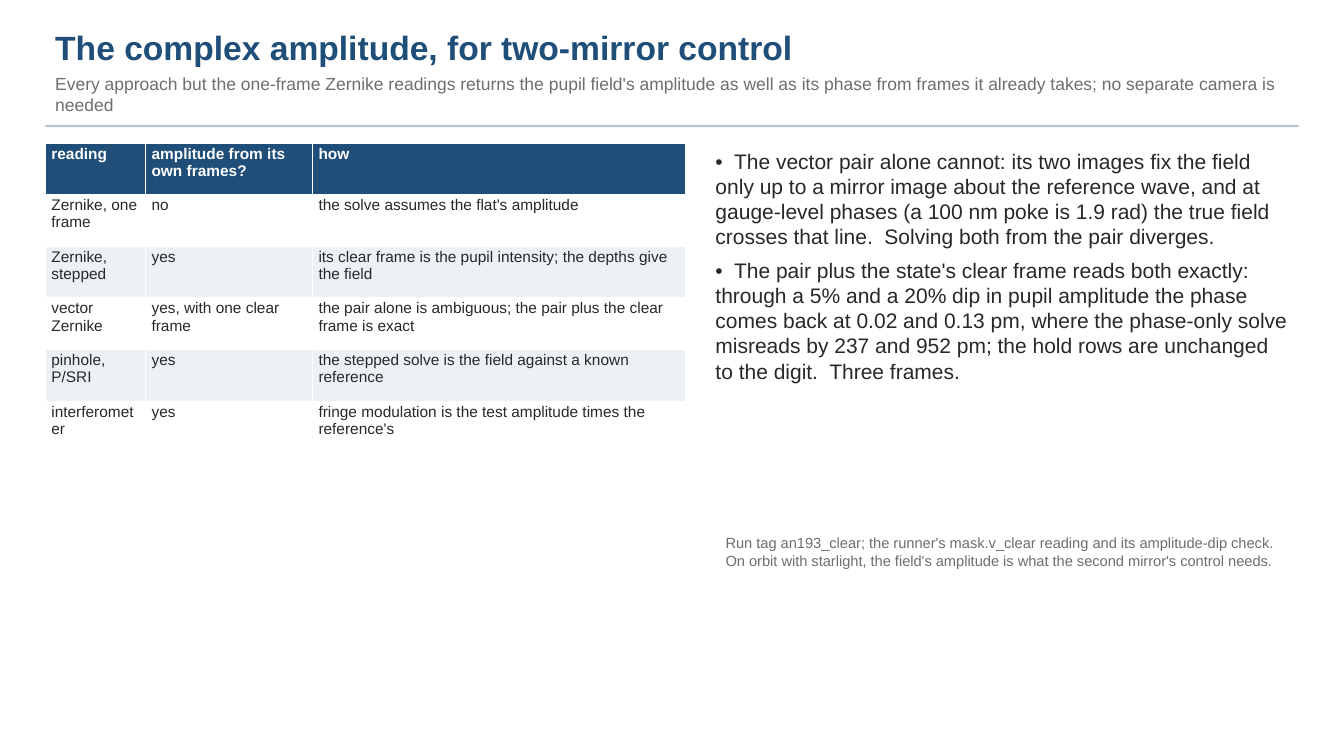
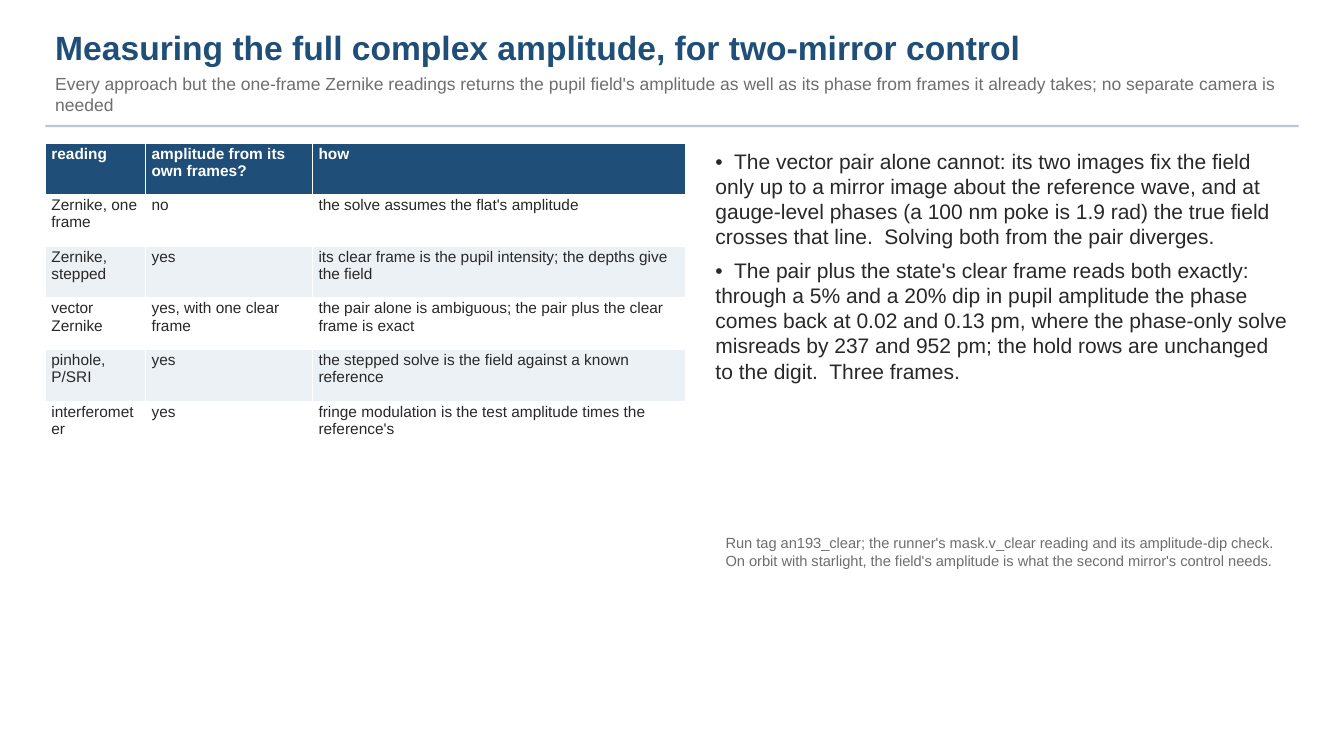
Before and after one commit to nasa-jpl/macos, a slide deck: slide 37 of demo_session/deck_gauges.pptx. Drawn at 1344x756 pixels with LibreOffice and Linux fonts; fonts in the diff are those of the drawing. Boxes give left, top, right and bottom in pixels: in the first picture for what was removed or moved away, otherwise in the second. Text is boxed around its words. In the diff, an @@ line names an element or a change of style, - is before the commit and + after.

```diff
--- a/demo_session/deck_gauges.pptx
+++ b/demo_session/deck_gauges.pptx
@@ text at bbox=[55, 35, 1020, 67]: text changed @@
-The complex amplitude, for two-mirror control
+Measuring the full complex amplitude, for two-mirror control
```
Also in this commit, not shown: 3 other slides changed, 2 other files.
